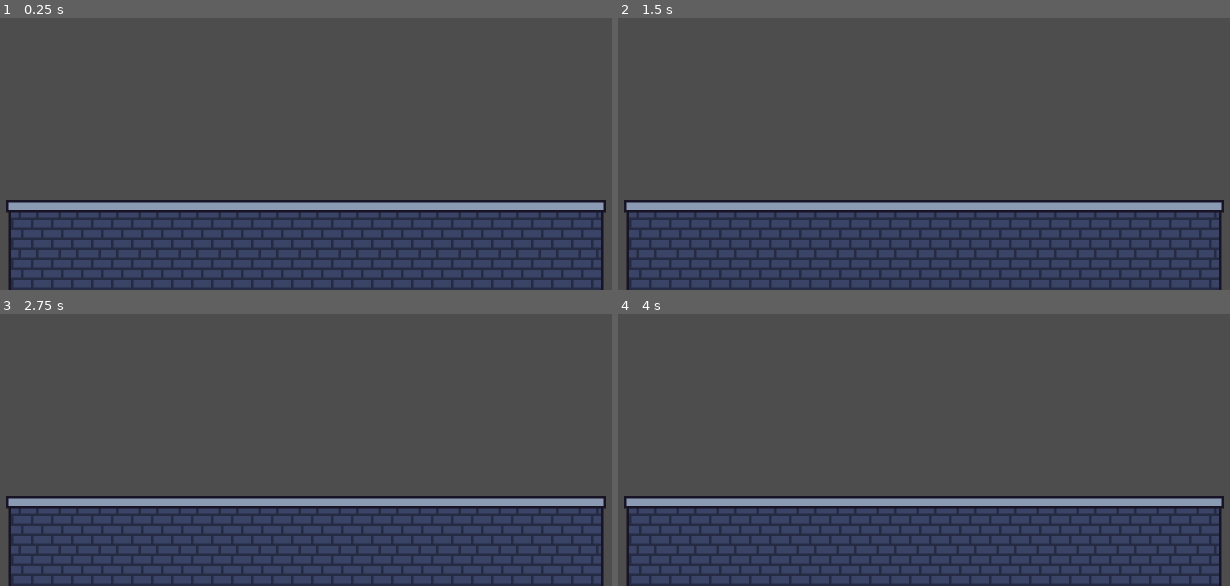
Above: before the commit, frames 1-4 (two rows, left to right).
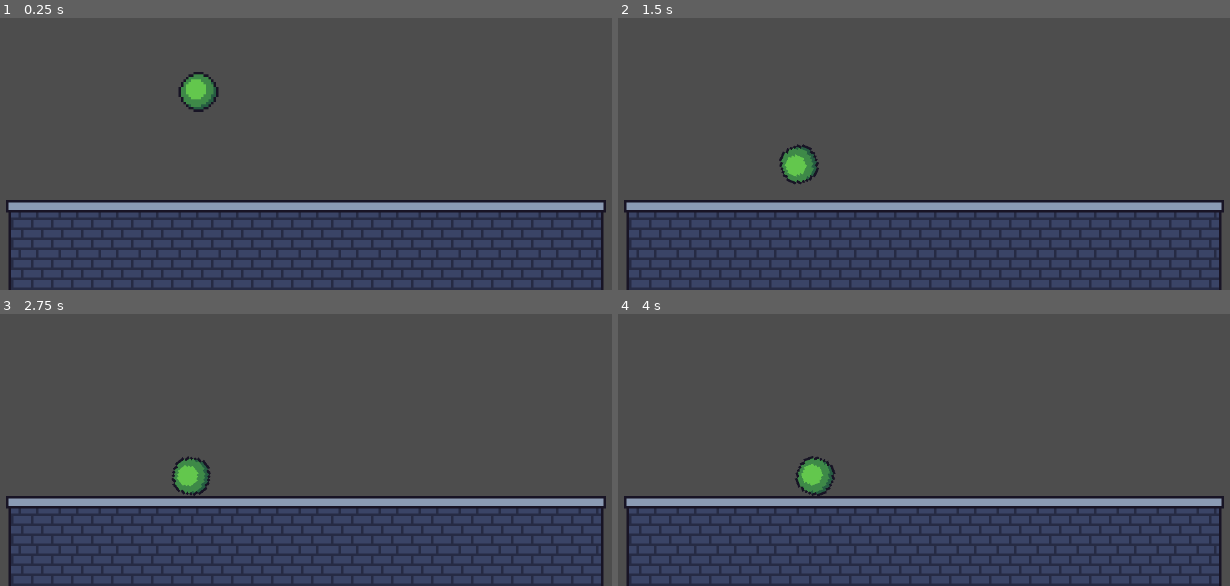
Above: after the commit, the same moments.

Repository: kosinuwu/MikuGame
Game: Godot game, scene res://Scenes/Test.tscn
Same seed, same stepped clock (60 frames per second), same inputs: the game is played once before the commit and once after it.
Inputs:
- Up to frame 1 (0.25 s): no input
- Up to frame 2 (1.5 s): no input
- Up to frame 3 (2.75 s): no input
- Up to frame 4 (4 s): no input

The runs differ from the first frame. In frame 1, 0.7% of the frame differs, in the area x 29-36%, y 19-35%; in frame 2, 0.7%; in frame 3, 0.7%; in frame 4, 0.7%.

Commit message:
Player Physics

Diff:
--- a/Objects/Player/Player.tscn
+++ b/Objects/Player/Player.tscn
@@ -1,6 +1,22 @@
-[gd_scene load_steps=2 format=3 uid="uid://cmoh0ll07msl6"]
+[gd_scene load_steps=5 format=3 uid="uid://cmoh0ll07msl6"]
 
 [ext_resource type="Script" uid="uid://b6g0ng8lkb56g" path="res://Objects/Player/Player.gd" id="1_we6tp"]
+[ext_resource type="Texture2D" uid="uid://f1x5wvjrejn4" path="res://Assets/Ball.png" id="2_oansn"]
+
+[sub_resource type="PhysicsMaterial" id="PhysicsMaterial_oansn"]
+bounce = 0.7
+
+[sub_resource type="CircleShape2D" id="CircleShape2D_oansn"]
+radius = 8.0
 
 [node name="Player" type="RigidBody2D"]
+collision_layer = 16
+physics_material_override = SubResource("PhysicsMaterial_oansn")
+gravity_scale = 0.7
 script = ExtResource("1_we6tp")
+
+[node name="Sprite" type="Sprite2D" parent="."]
+texture = ExtResource("2_oansn")
+
+[node name="Collider" type="CollisionShape2D" parent="."]
+shape = SubResource("CircleShape2D_oansn")
